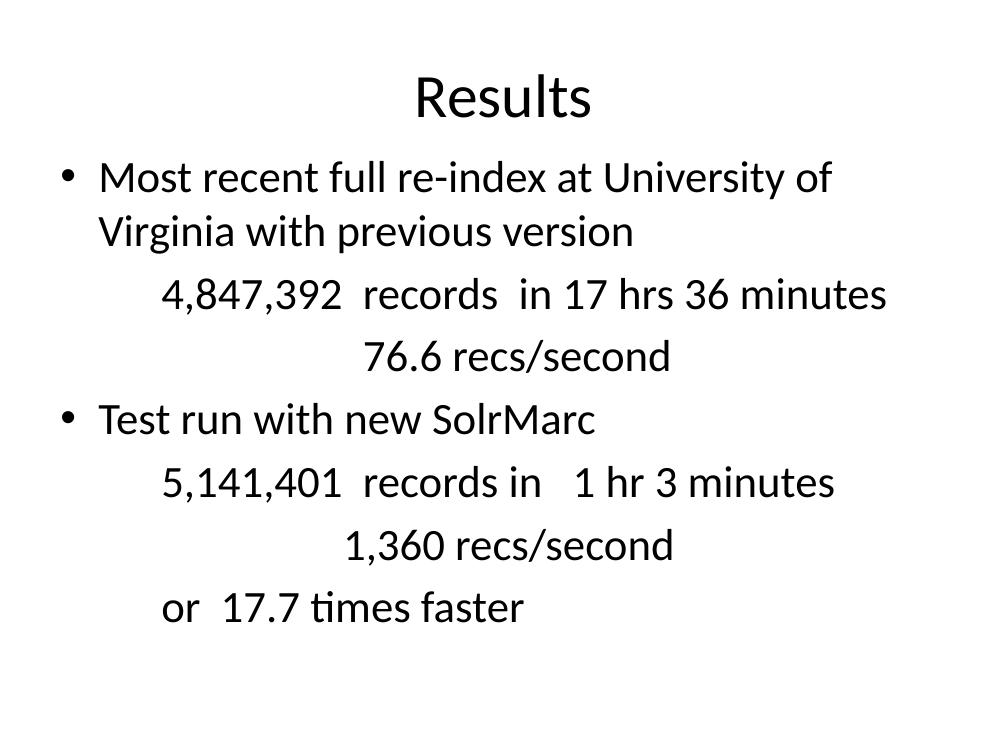
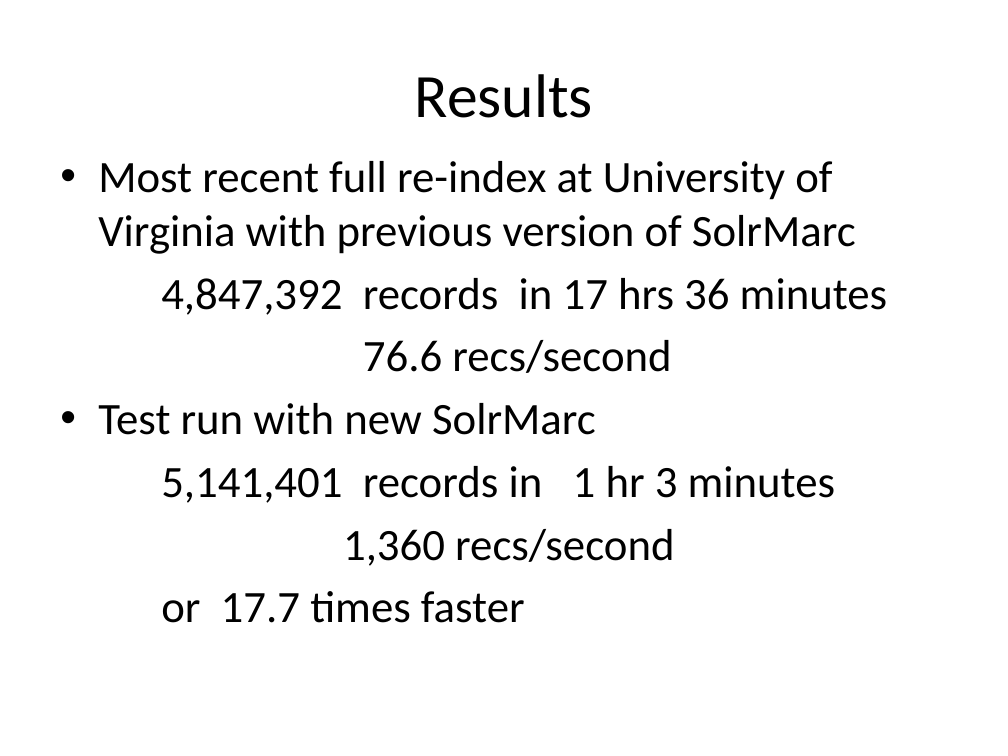
Before and after one commit to solrmarc/solrmarc, a slide deck: slide 18 of New Release of SolrMarc.pptx (slide 17 before the commit). Drawn at 1008x756 pixels with LibreOffice and Linux fonts; fonts in the diff are those of the drawing. Boxes give left, top, right and bottom in pixels: in the first picture for what was removed or moved away, otherwise in the second. Text is boxed around its words. In the diff, an @@ line names an element or a change of style, - is before the commit and + after.

```diff
--- a/New Release of SolrMarc.pptx
+++ b/New Release of SolrMarc.pptx
@@ text at bbox=[98, 161, 856, 254]: text changed @@
-• Most recent full re-index at University of Virginia with previous version
+• Most recent full re-index at University of Virginia with previous version of SolrMarc
```
Also in this commit, not shown: 11 other slides changed, 4 slides added.
